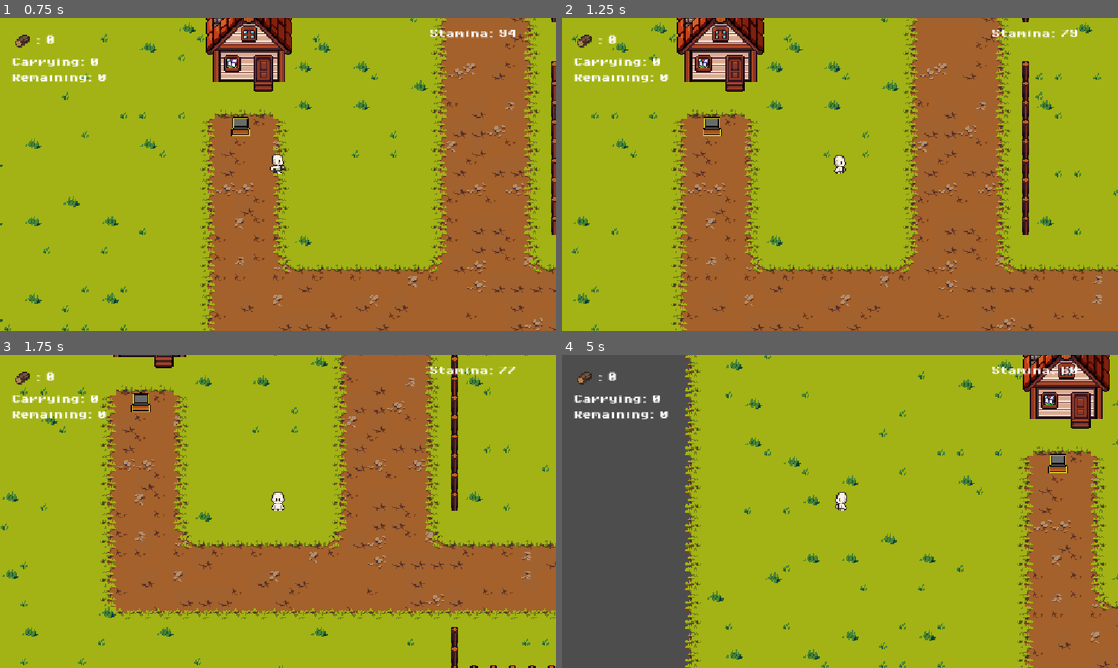
Above: before the commit, frames 1-4 (two rows, left to right).
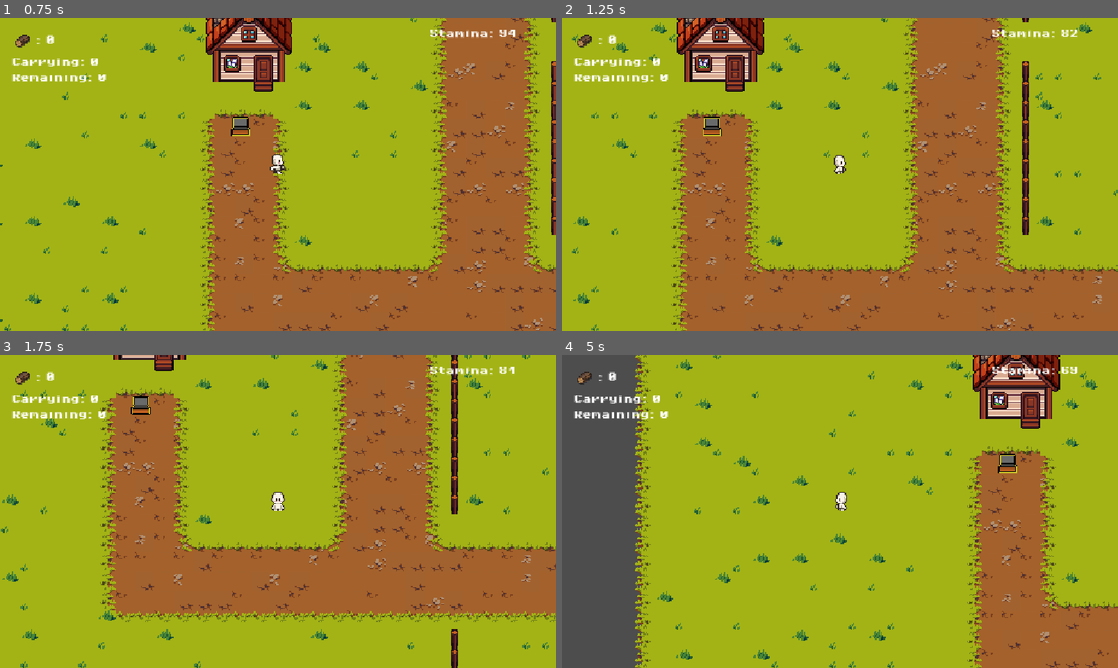
Above: after the commit, the same moments.

Repository: Rimac06/UkradiDrva
Game: Godot game, scene res://scenes/level.tscn
The game is run twice, just before and just after one commit, with the same random seed, the same clock (stepped at 60 frames per second) and the same inputs.
Inputs:
- Up to frame 1 (0.75 s): tap Enter at 0.5 s; hold D (right) from 0.53 s (still down); hold Shift (sprint) from 0.53 s (still down)
- Up to frame 2 (1.25 s): keep holding D (right); keep holding Shift (sprint)
- Up to frame 3 (1.75 s): release D (right) at 1.28 s; release Shift (sprint) at 1.28 s; hold S (down) from 1.28 s (still down); tap E (interact) at 1.35 s; tap Shift (sprint) at 1.55 s
- Up to frame 4 (5 s): release S (down) at 2.03 s; hold D (right) 2.03-2.78 s; hold Shift (sprint) 2.03-2.78 s; hold W (up) 2.78-3.53 s; tap L at 2.85 s; tap Shift (sprint) at 3.05, 4.35 s; hold Shift (sprint) 3.53-4.28 s; hold A (left) from 3.53 s (still down); tap Z at 3.6 s

Frame 1 is identical in both runs. In frame 2, less than 0.1% of the frame differs, in the area x 89-93%, y 3-6%; in frame 3, 11%; in frame 4, 29%, in the area x 13-100%, y 0-100%.

Commit message:
small things

Diff:
--- a/data/player_data.gd
+++ b/data/player_data.gd
@@ -1,8 +1,8 @@
 extends Node
 
 
-var base_move_speed: int = 100
-var move_speed: int = 100
+var base_move_speed: float = 100
+var move_speed: float = 100
 var stamina: float = 100:
 	set(value):
 			stamina = value
@@ -15,7 +15,7 @@
 			if is_instance_valid(Global) and Global.ui:
 				Global.ui.update_wood_stolen_label(value)
 
-var wood_carrying:int = 0:
+var wood_carrying:float = 0:
 	set(value):
 			wood_carrying = value
 			if is_instance_valid(Global) and Global.ui:
--- a/scenes/level.tscn
+++ b/scenes/level.tscn
@@ -479,6 +479,7 @@
 position = Vector2(1458, -189)
 
 [node name="Chests" type="Node2D" parent="." unique_id=1364841880]
+y_sort_enabled = true
 
 [node name="Chest" parent="Chests" unique_id=562018114 instance=ExtResource("1_mx8sn")]
 position = Vector2(694, -289)
--- a/scripts/player/player.gd
+++ b/scripts/player/player.gd
@@ -11,36 +11,49 @@
 
 func _ready() -> void:
 	Global.player = self
+	update_player_speed()
 
 func _process(delta: float) -> void:
 	pass
 
 func _physics_process(delta: float) -> void:
 	if PlayerData.stamina <= 0:
-		# Fixed: changed 10 to 10.0 for proper float division
-		PlayerData.move_speed = PlayerData.base_move_speed * (1.0 - PlayerData.wood_carrying / 10.0 + 0.05)
+		is_sprinting = false
 		footstep_timer.wait_time = 0.5
-		is_sprinting = false
+		update_player_speed()
 	elif is_sprinting:
 		PlayerData.stamina -= delta * 30
-	elif PlayerData.stamina < 100:
+		update_player_speed()
+	if PlayerData.stamina < 100:
 		PlayerData.stamina += delta * 5
 
 	walking()
 
+# Centralized function that calculates speed cleanly in one place
+func update_player_speed() -> void:
+	# Base speed reduced by 10% per piece of wood carried
+	var current_speed = PlayerData.base_move_speed * (1.0 - (PlayerData.wood_carrying / 7.0))
+
+	if is_sprinting:
+		current_speed *= 1.5
+
+
+	PlayerData.move_speed = max(20.0, current_speed)
+
 func steal_wood(amount):
 	PlayerData.wood_carrying += amount
 	PlayerData.wood_remaining -= amount
-	PlayerData.move_speed = PlayerData.base_move_speed * (1.0 - (PlayerData.wood_carrying / 10.0 + 0.05))
-	print(PlayerData.move_speed)
+	update_player_speed()
+	print("New Speed: ", PlayerData.move_speed)
 
 func die():
 	get_tree().reload_current_scene()
-	PlayerData.move_speed = PlayerData.base_move_speed
+	PlayerData.base_move_speed = 100 # Reset base if needed
 	PlayerData.wood_carrying = 0
 	PlayerData.wood_stolen = 0
 	PlayerData.wood_remaining = 9
 	PlayerData.stamina = 100
+	update_player_speed()
 
 func walking():
 	if is_input_locked:
@@ -92,11 +105,10 @@
 	if event.is_action_pressed("sprint"):
 		if PlayerData.stamina <= 0:
 			return
-		PlayerData.move_speed *= 1.5
+		is_sprinting = true
 		footstep_timer.wait_time = 0.3
-		is_sprinting = true
+		update_player_speed()
 	elif event.is_action_released("sprint"):
-		# Fixed: changed 10 to 10.0 here as well
-		PlayerData.move_speed = PlayerData.base_move_speed * (1.0 - PlayerData.wood_carrying / 10.0 + 0.05)
+		is_sprinting = false
 		footstep_timer.wait_time = 0.5
-		is_sprinting = false
+		update_player_speed()
Not shown, changed: assets/soundtrack/mp3_krades_drva_a_render_preview.mp3.import
